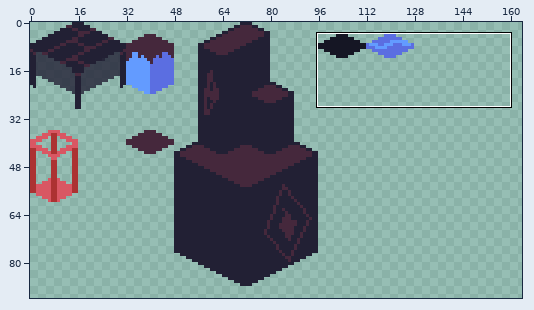
Two versions of one sprite sheet, Tileset/Isometic Tiles Testing.png. The picture above shows the old version from afar; the outline marks the close-up.
Close-up. Before:
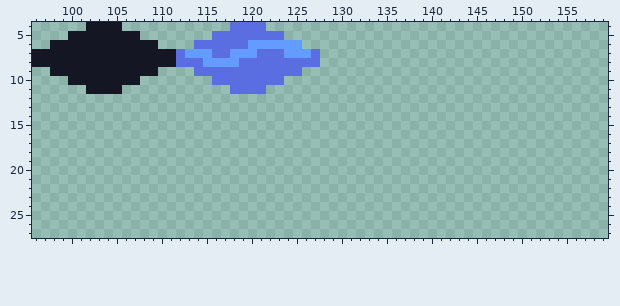
The file is 256x256 pixels. Colours within 5 levels of each other are drawn and written as one. Shown: x 96..159, y 4..27. The wide view leaves out empty margins.
The same view after the edit:
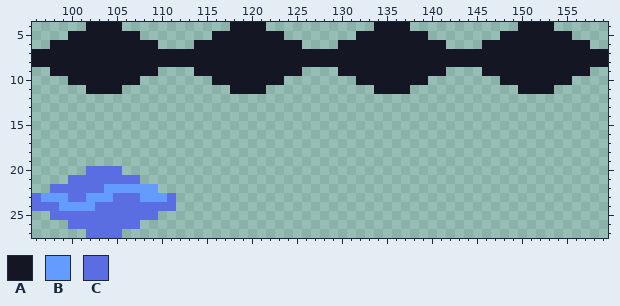
Palette (. is transparent): A #151624  B #639bff  C #5b6ee1
Author's note on the commit: Water Tile Animation
Edits made:
Colour A now appears in row 4 at x 134 to 137 and 150 to 153; in row 5 at x 132 to 139 and 148 to 155; in row 6 at x 130 to 141 and 146 to 157; in rows 7 to 8 at x 128 to 159; in row 9 at x 130 to 141 and 146 to 157; in row 10 at x 132 to 139 and 148 to 155.
Colour A now appears in row 11 at x 134 to 137 and 150 to 153.
The author changed colour B to colour A in row 6 at x 120 to 125; in row 7 at x 113 to 115, 118 to 120 and 124 to 126; in row 8 at x 115 to 118.
The author changed colour C to colour A in row 4 at x 118 to 121; in row 5 at x 116 to 123; in row 6 at x 114 to 119; in row 7 at x 112, 116 to 117, 121 to 123 and 127; in row 8 at x 112 to 114 and 119 to 127; in row 9 at x 114 to 125.
The author changed colour C to colour A in row 10 at x 116 to 123; in row 11 at x 118 to 121.
Colour B now appears in row 22 at x 104 to 109; in row 23 at x 97 to 99, 102 to 104 and 108 to 110; in row 24 at x 99 to 102.
Colour C now appears in row 20 at x 102 to 105; in row 21 at x 100 to 107; in row 22 at x 98 to 103; in row 23 at x 96, 100 to 101, 105 to 107 and 111; in row 24 at x 96 to 98 and 103 to 111; in row 25 at x 98 to 109.
Colour C now appears in row 26 at x 100 to 107; in row 27 at x 102 to 105.
